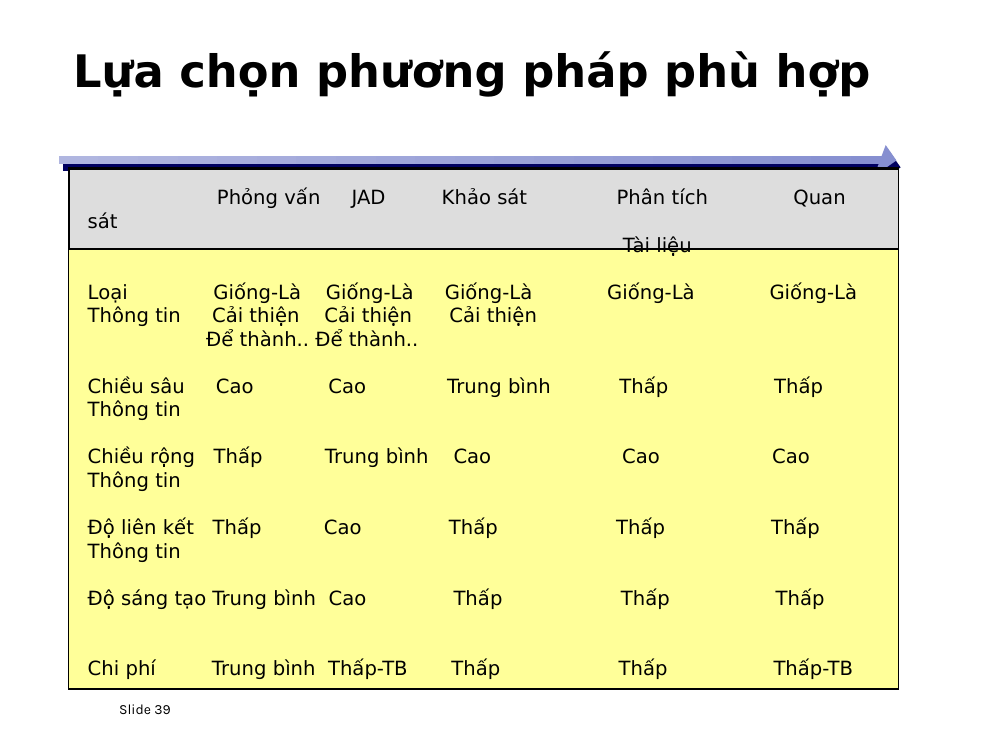
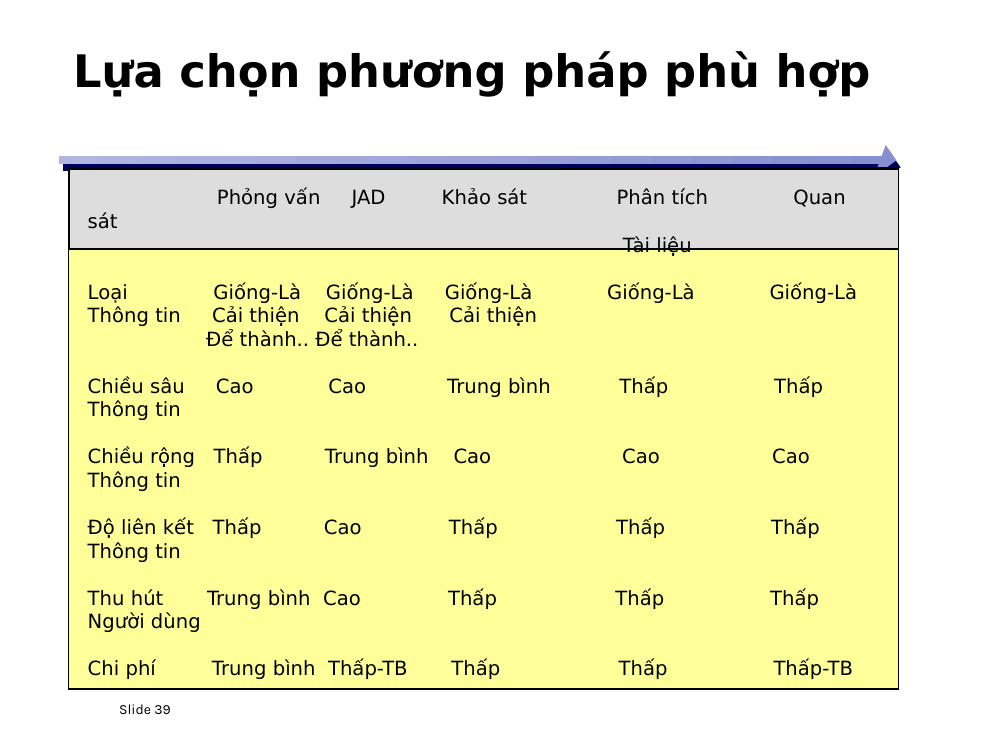
Before and after one commit to theKuam/PTTKHT, a slide deck: slide 39 of PowerPoint/PT&TKHT Chương3.ppt. Drawn at 1008x756 pixels with LibreOffice and Linux fonts; fonts in the diff are those of the drawing; background and template pictures are left out. Boxes give left, top, right and bottom in pixels: in the first picture for what was removed or moved away, otherwise in the second. Text is boxed around its words. In the diff, an @@ line names an element or a change of style, - is before the commit and + after.

```diff
--- a/PowerPoint/PT&TKHT Chương3.ppt
+++ b/PowerPoint/PT&TKHT Chương3.ppt
@@ text at <box>88,589,819,609</box>: text changed @@
-Độ sáng tạo Trung bình Cao Thấp Thấp Thấp
+Thu hút Trung bình Cao Thấp Thấp Thấp
+Người dùng
```
